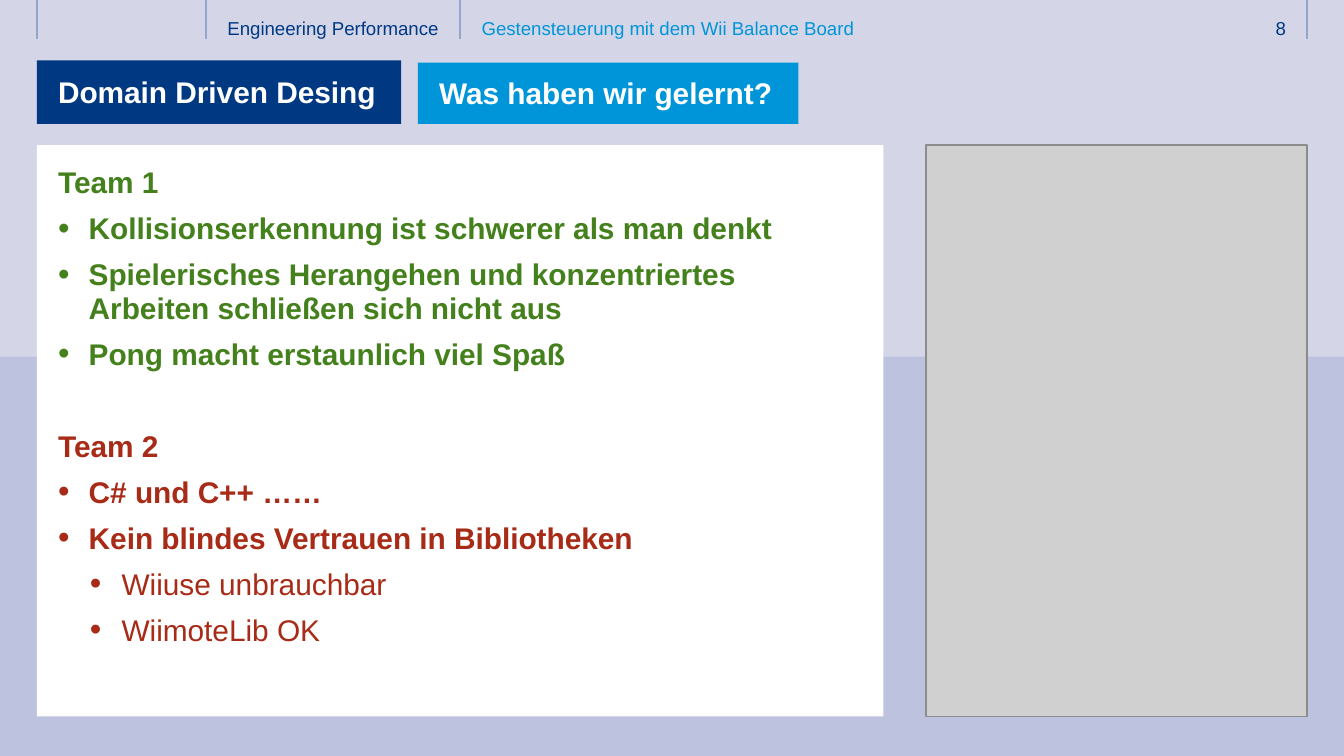
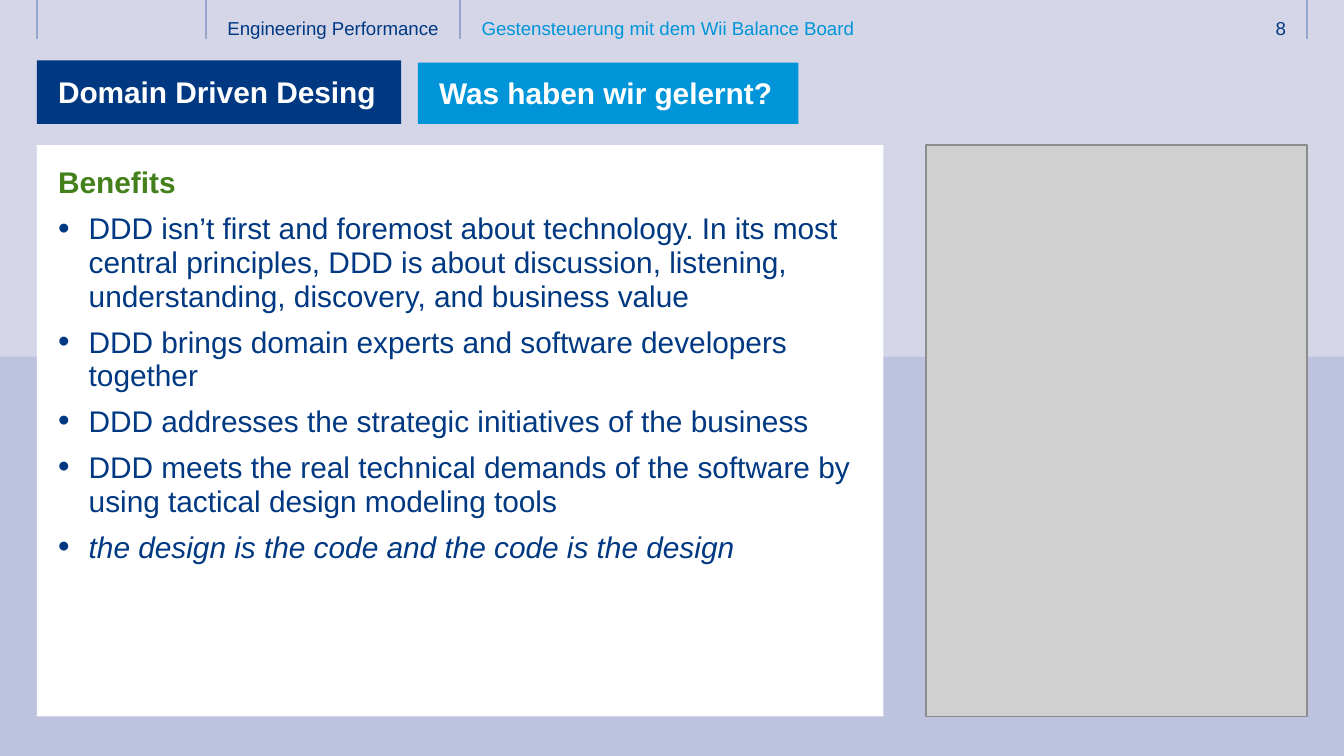
Before and after one commit to ThomasHein/3T2017, a slide deck: slide 8 of Folien/3T_2017_React und DDD.pptx. Drawn at 1344x756 pixels with LibreOffice and Linux fonts; fonts in the diff are those of the drawing; grey boxes stand for pictures; background and template pictures are left out. Boxes give left, top, right and bottom in pixels: in the first picture for what was removed or moved away, otherwise in the second. Text is boxed around its words. In the diff, an @@ line names an element or a change of style, - is before the commit and + after.

```diff
--- a/Folien/3T_2017_React und DDD.pptx
+++ b/Folien/3T_2017_React und DDD.pptx
@@ text at (x1=58, y1=171, x2=850, y2=563): text changed; text colour #44811D to #003882; bold off @@
-Team 1
-    • Kollisionserkennung ist schwerer als man denkt
-    • Spielerisches Herangehen und konzentriertes Arbeiten schließen sich nicht aus
-    • Pong macht erstaunlich viel Spaß
-Team 2
-    • C# und C++ ……
-    • Kein blindes Vertrauen in Bibliotheken
-      • Wiiuse unbrauchbar
-      • WiimoteLib OK
+Benefits
+    • DDD isn’t first and foremost about technology. In its most central principles, DDD is about discussion, listening, understanding, discovery, and business value
+    • DDD brings domain experts and software developers together
+    • DDD addresses the strategic initiatives of the business
+    • DDD meets the real technical demands of the software by using tactical design modeling tools
+    • the design is the code and the code is the design
```
Also in this commit, not shown: 1 other slide changed, 4 slides added, 5 other files.
